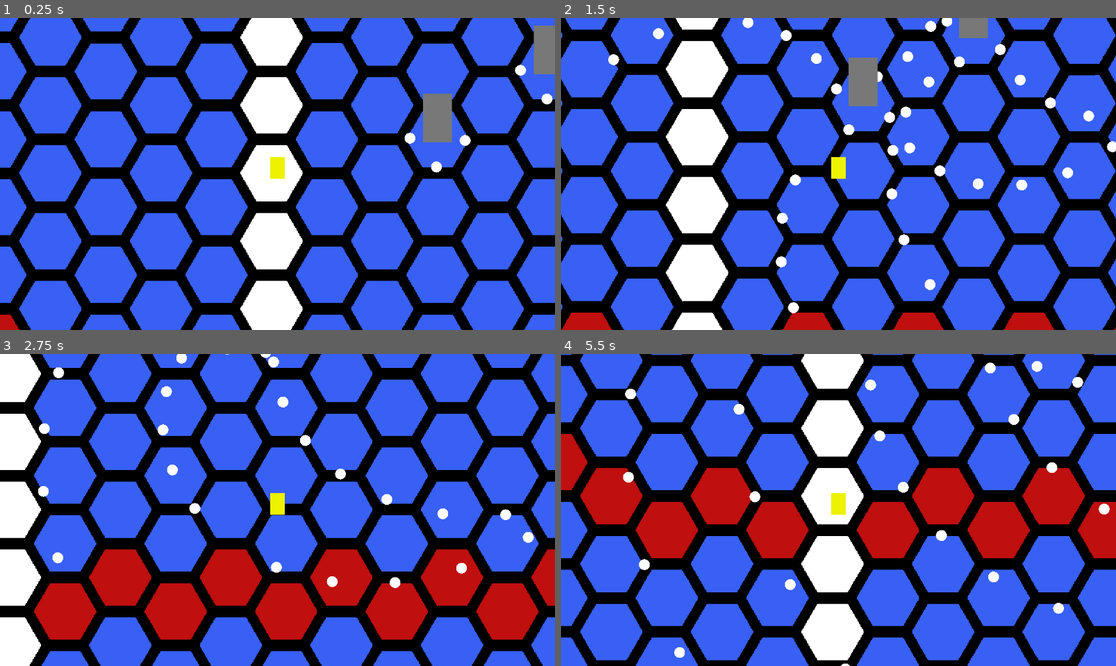
Above: before the commit, frames 1-4 (two rows, left to right).
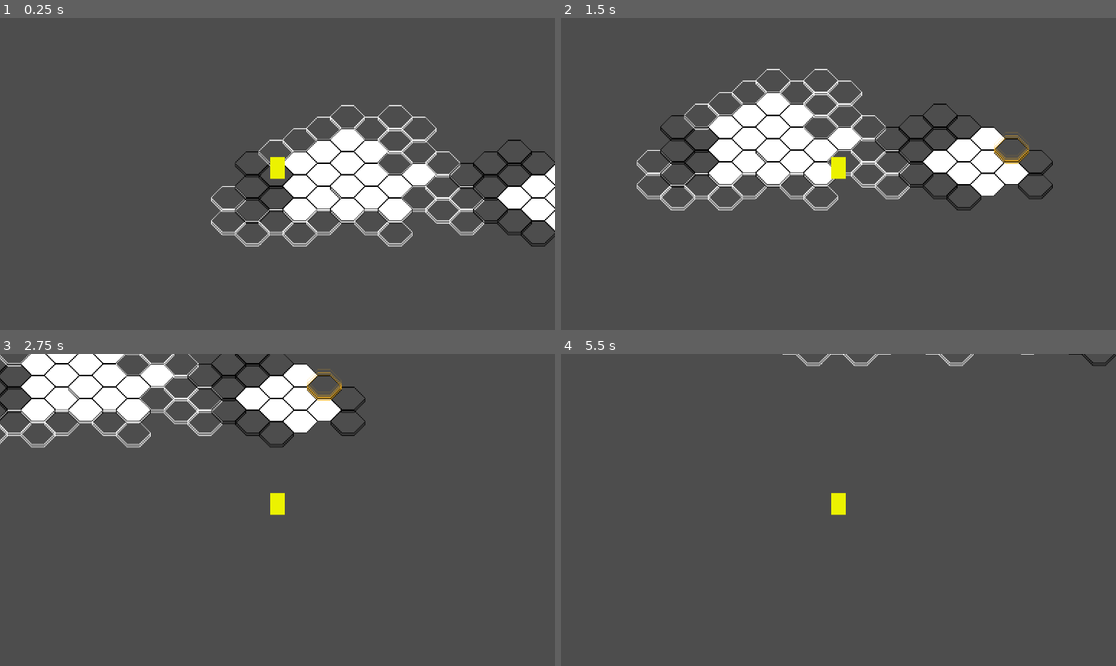
Above: after the commit, the same moments.

Repository: cjack-chmod/ProjectBH
Game: Godot game, scene res://scenes/main.tscn
Two runs of this game, one before a commit and one after it. Both use one fixed random seed, a clock stepped at 60 frames per second and the inputs below.
Inputs (mouse positions are in pixels of both pictures, inside the frame that each line leads up to):
- Up to frame 1 (0.25 s): no input
- Up to frame 2 (1.5 s): move the mouse to (960, 158) at 0.52 s; hold D (right) 0.53-1.28 s; click (960, 158) at 0.67 s; move the mouse to (727, 189) at 1.27 s; hold S (down) from 1.28 s (still down)
- Up to frame 3 (2.75 s): move the mouse to (333, 441) at 2.02 s; release S (down) at 2.03 s; hold D (right) from 2.03 s (still down)
- Up to frame 4 (5.5 s): move the mouse to (810, 572) at 2.77 s; release D (right) at 2.78 s; hold Q (left_up) 2.78-3.53 s; click (810, 572) at 2.92 s; move the mouse to (1005, 556) at 3.52 s; hold A (left) 3.53-5.03 s; move the mouse to (672, 463) at 4.27 s; move the mouse to (866, 510) at 5.02 s; hold S (down) from 5.03 s (still down); click (866, 510) at 5.17 s

The runs differ from the first frame. In frame 1, 99% of the frame differs, in the area x 0-100%, y 0-100%; in frame 2, 99%; in frame 3, 99%; in frame 4, 100%.

Commit message:
Trying to change tileset.

Diff:
--- a/resources/tilemaps/TilemapSuggestion/44x32Tilemap.tscn
+++ b/resources/tilemaps/TilemapSuggestion/44x32Tilemap.tscn
@@ -9,12 +9,18 @@
 texture_region_size = Vector2i(64, 64)
 0:0/0 = 0
 
+[sub_resource type="TileSetAtlasSource" id="TileSetAtlasSource_cjrjg"]
+texture = ExtResource("3_fjbkf")
+texture_region_size = Vector2i(64, 64)
+0:0/0 = 0
+
 [sub_resource type="TileSet" id="TileSet_5hct1"]
 tile_shape = 3
 tile_layout = 1
 tile_offset_axis = 1
 tile_size = Vector2i(44, 32)
 sources/0 = SubResource("TileSetAtlasSource_haica")
+sources/1 = SubResource("TileSetAtlasSource_cjrjg")
 
 [sub_resource type="Curve" id="Curve_dht40"]
 _data = [Vector2(0, 1), 0.0, 0.0, 0, 0, Vector2(1, 0), 0.0, 0.0, 0, 0]
@@ -33,7 +39,7 @@
 position = Vector2(38, -58)
 tile_set = SubResource("TileSet_5hct1")
 format = 2
-layer_0/tile_data = PackedInt32Array(65535, 0, 0, -1, 0, 0, -65536, 0, 0, 0, 0, 0)
+layer_0/tile_data = PackedInt32Array(65535, 0, 0, -1, 0, 0, -65536, 0, 0, 0, 0, 0, -2, 1, 0, -65538, 1, 0, -3, 1, 0, -65539, 0, 0, -65540, 0, 0, -131076, 0, 0, -65541, 0, 0)
 script = ExtResource("2_pq23q")
 
 [node name="GPUParticles2D" type="GPUParticles2D" parent="."]
--- a/scenes/main.tscn
+++ b/scenes/main.tscn
@@ -1,14 +1,49 @@
-[gd_scene load_steps=5 format=3 uid="uid://cul0jw30yqmv7"]
+[gd_scene load_steps=14 format=3 uid="uid://cul0jw30yqmv7"]
 
-[ext_resource type="PackedScene" uid="uid://b511scjyws11e" path="res://scenes/game_objects/tilemaps/hex_tilemap.tscn" id="1_ho06m"]
+[ext_resource type="PackedScene" uid="uid://bu7fm4viib2hw" path="res://resources/tilemaps/TilemapSuggestion/44x32Tilemap.tscn" id="1_756an"]
+[ext_resource type="Texture2D" uid="uid://nlmoucevmfjr" path="res://resources/tilemaps/TilemapSuggestion/empty_hex.png" id="2_g0wj8"]
 [ext_resource type="PackedScene" uid="uid://dgfjj60ulo8mg" path="res://scenes/player/player.tscn" id="2_jflqx"]
+[ext_resource type="Texture2D" uid="uid://dulc3vvsvk6n6" path="res://resources/tilemaps/TilemapSuggestion/opaquehex.png" id="3_emjbo"]
 [ext_resource type="Script" path="res://scripts/game_objects/buildings/building_spawner.gd" id="4_opsof"]
 [ext_resource type="PackedScene" uid="uid://bpxt2mk74udo5" path="res://scenes/game_objects/towers/ExampleTower.tscn" id="4_yc7gc"]
+[ext_resource type="Texture2D" uid="uid://cisyqjxkfwrnt" path="res://resources/tilemaps/TilemapSuggestion/opaquehex_paper.png" id="4_yo766"]
+[ext_resource type="Texture2D" uid="uid://uopc7isaxae6" path="res://resources/tilemaps/TilemapSuggestion/white_empty_hex.png" id="5_xnr2c"]
+
+[sub_resource type="TileSetAtlasSource" id="TileSetAtlasSource_6oi4r"]
+texture = ExtResource("2_g0wj8")
+texture_region_size = Vector2i(64, 64)
+0:0/0 = 0
+
+[sub_resource type="TileSetAtlasSource" id="TileSetAtlasSource_twqms"]
+texture = ExtResource("3_emjbo")
+texture_region_size = Vector2i(64, 64)
+0:0/0 = 0
+
+[sub_resource type="TileSetAtlasSource" id="TileSetAtlasSource_uho7h"]
+texture = ExtResource("4_yo766")
+texture_region_size = Vector2i(64, 64)
+0:0/0 = 0
+
+[sub_resource type="TileSetAtlasSource" id="TileSetAtlasSource_vrimc"]
+texture = ExtResource("5_xnr2c")
+texture_region_size = Vector2i(64, 64)
+0:0/0 = 0
+
+[sub_resource type="TileSet" id="TileSet_aui1u"]
+tile_shape = 3
+tile_layout = 1
+tile_offset_axis = 1
+tile_size = Vector2i(44, 32)
+sources/0 = SubResource("TileSetAtlasSource_6oi4r")
+sources/1 = SubResource("TileSetAtlasSource_twqms")
+sources/2 = SubResource("TileSetAtlasSource_uho7h")
+sources/3 = SubResource("TileSetAtlasSource_vrimc")
 
 [node name="Main" type="Node2D"]
 
-[node name="HexTilemap" parent="." instance=ExtResource("1_ho06m")]
-can_click_tile = false
+[node name="HexTilemap" parent="." instance=ExtResource("1_756an")]
+tile_set = SubResource("TileSet_aui1u")
+layer_0/tile_data = PackedInt32Array(65535, 2, 0, -1, 0, 0, -65536, 0, 0, 0, 0, 0, -2, 2, 0, -65538, 2, 0, -3, 2, 0, -65539, 0, 0, -65540, 0, 0, -131076, 0, 0, -65541, 0, 0, 65534, 2, 0, -4, 2, 0, 65533, 2, 0, -5, 0, 0, 65532, 0, 0, 65531, 0, 0, 131069, 0, 0, -65550, 0, 0, -65551, 0, 0, -15, 0, 0, 65521, 0, 0, -14, 0, 0, -65545, 3, 0, -131081, 3, 0, -196618, 3, 0, -8, 3, 0, -7, 3, 0, -6, 3, 0, -65542, 0, 0, -131082, 2, 0, -65547, 2, 0, -65548, 2, 0, -13, 2, 0, -131083, 2, 0, -131084, 2, 0, -65549, 2, 0, -65546, 2, 0, -9, 2, 0, -65544, 2, 0, 65523, 1, 0, -12, 1, 0, -11, 1, 0, -10, 1, 0, 65525, 1, 0, 65527, 1, 0, 65524, 3, 0, 131059, 3, 0, 65522, 3, 0, -16, 3, 0, -131086, 3, 0, -131085, 3, 0, -131080, 3, 0, -65543, 3, 0, 65530, 3, 0, 65529, 3, 0, -196617, 3, 0, -196616, 3, 0, -196620, 3, 0, -196619, 3, 0, 131063, 3, 0, 65526, 3, 0, 65520, 3, 0, 131057, 3, 0)
 
 [node name="Player" parent="." instance=ExtResource("2_jflqx")]
 position = Vector2(-400, -93)
--- a/scripts/player/player.gd
+++ b/scripts/player/player.gd
@@ -74,6 +74,7 @@
 
 # function that takes a tile coord and moves player to centre of tile
 func _move_to_tile_centre(_tile_coords: Vector2, _tween_weight: float) -> void:
+	# print(_tile_coords)
 	_hex_input_paused = true
 
 	# finding centre of tile to set
Not shown: 1 places in resources/tilemaps/TilemapSuggestion/44x32Tilemap.tscn that only renumber resources
Binary file added: resources/tilemaps/TilemapSuggestion/opaquehex.png
Not shown, added: resources/tilemaps/TilemapSuggestion/opaquehex.png.import
Binary file added: resources/tilemaps/TilemapSuggestion/opaquehex_paper.png
Not shown, added: resources/tilemaps/TilemapSuggestion/opaquehex_paper.png.import
